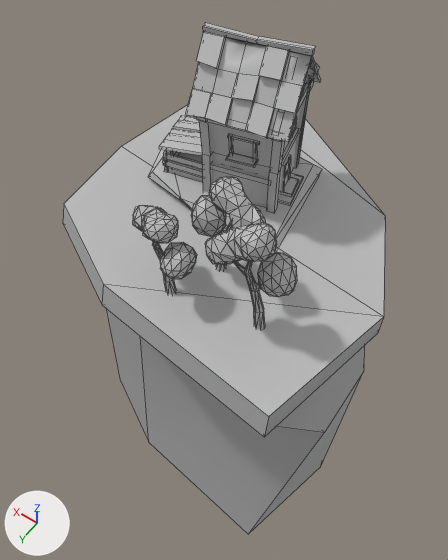
Two versions of the FBX model Assets/Assets3D/ENV/Terrazza/ENV_Terrazza_tetto_giallo.fbx, one commit apart.
Rendered twice from a 50 mm camera at (-14.3, 23.7, 34.6) aimed at (-3.5, 8.6, 10.8). Arrows for +X, +Y and +Z are at lower left; the lights stay in place. Mesh edges are drawn as thin lines. Where no turn or scale is listed for an object, it has been applied to the vertices. Vertices at the same position are counted once.

Objects in the first picture: 'terrazza_terìtto_giallo1'.
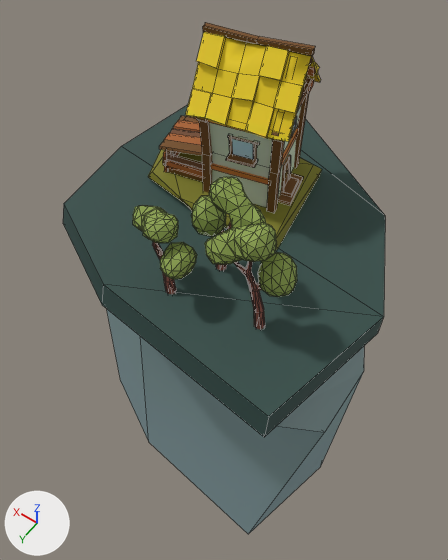
The change in detail:
Picture 'palette prova 1.jpg' (img_palette_prova_1_jpg) is new.
Material 'blinn1' (mat_blinn1) is new.
Its texture is img_palette_prova_1_jpg.
Its roughness is 0.749.
me_mesh is used by ob_terrazza_terìtto_giallo1; location (0.0, 0.0, 0.0).
Verts and faces of me_mesh; kept vertices keep their numbers, new ones are numbered from 1445.
Before the commit, vertices of me_mesh: 114 (-4.4, 7.7, 18.2), 115 (-4.4, 7.7, 19.1) at pixel (255, 143), 116 (-3.4, 7.9, 18.2), 117 (-3.4, 8.0, 19.1) at pixel (230, 136), 139 (-4.4, 7.7, 19.1) at pixel (257, 141).
Before the commit, vertices of me_mesh: 140 (-4.5, 7.7, 18.1) at pixel (256, 162), 141 (-4.5, 7.8, 19.1) at pixel (256, 143), 142 (-4.4, 7.8, 18.1), 143 (-4.4, 7.8, 19.1) at pixel (253, 142), 144 (-4.3, 7.6, 18.1).
Before the commit, vertices of me_mesh: 145 (-4.3, 7.7, 19.1) at pixel (254, 140).
Before the commit, vertices of me_mesh: 184 (-4.7, 4.7, 15.8) at pixel (296, 168), 185 (-4.7, 4.4, 15.8) at pixel (298, 163), 186 (-4.8, 4.7, 20.1) at pixel (308, 84), 187 (-4.7, 4.3, 20.1) at pixel (311, 79), 188 (-4.4, 4.8, 20.1).
Before the commit, vertices of me_mesh: 189 (-4.4, 4.4, 20.1), 190 (-4.4, 4.8, 15.8), 191 (-4.3, 4.5, 15.8), 606 (-4.7, 4.7, 17.9) at pixel (300, 129), 607 (-4.7, 4.4, 17.9) at pixel (303, 124).
Before the commit, vertices of me_mesh: 608 (-4.3, 4.5, 17.9), 609 (-4.4, 4.8, 17.9).
me_mesh had 1445 vertices, 1900 faces and spanned x -11.5..3.3, y -0.8..15.6, z 0.0..22.5.
me_mesh now has 1432 vertices, 1856 faces and spans x -11.5..3.3, y -0.8..15.6, z 0.0..22.5.
Part 1, on me_mesh:
Vertices deleted: 115, 116 (with the faces that use them).
Faces deleted: (140, 141, 143, 142), (142, 143, 145, 144), (139, 145, 143, 141).
Vertex 114 moves to (-4.4, 7.7, 18.2), pixel (254, 160).
Vertex 143 moves to (-4.4, 7.8, 19.1), pixel (255, 143).
New vertex 1445 is at (-3.4, 8.0, 18.2), pixel (230, 154).
New vertex 1446 is at (-4.4, 7.8, 19.1), pixel (253, 142).
New faces: (114, 143, 117, 1445), (140, 141, 1446, 142), (142, 1446, 145, 144), (139, 145, 1446, 141).
Part 2, on me_mesh:
Vertices deleted: 606 to 609 (with the faces that use them).
me_mesh part 3: 650 kept faces spanning x -11.5..3.3, y -0.8..15.6, z 0.0..22.5 get new texture (UV) coordinates.
me_mesh part 4: 1852 faces spanning x -11.5..3.3, y -0.8..15.6, z 0.0..22.5 switch from mat_lambert1 (grey #bcbcbc) to mat_blinn1 (picture img_palette_prova_1_jpg).

Pixel boxes [x1, y1, x2, y2] of what changed, in the pictures (448 x 560 px; the box of a moved part takes in the faces that stretch with it):
part 1 of me_mesh, moved or reshaped
    both: [232, 139, 257, 161]
part 2 of me_mesh, deleted
    before: [294, 84, 309, 168]
part 3 of me_mesh, surface changed
    both: [107, 22, 364, 534]
part 4 of me_mesh, recoloured
    both: [63, 105, 385, 437]
